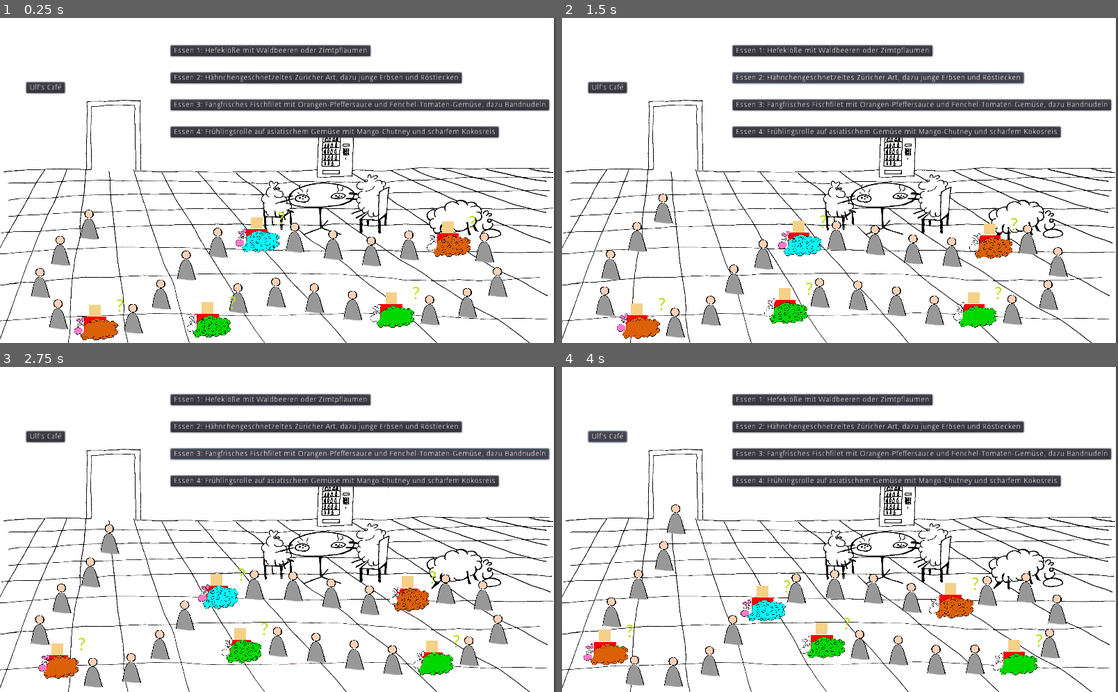
Above: before the commit, frames 1-4 (two rows, left to right).
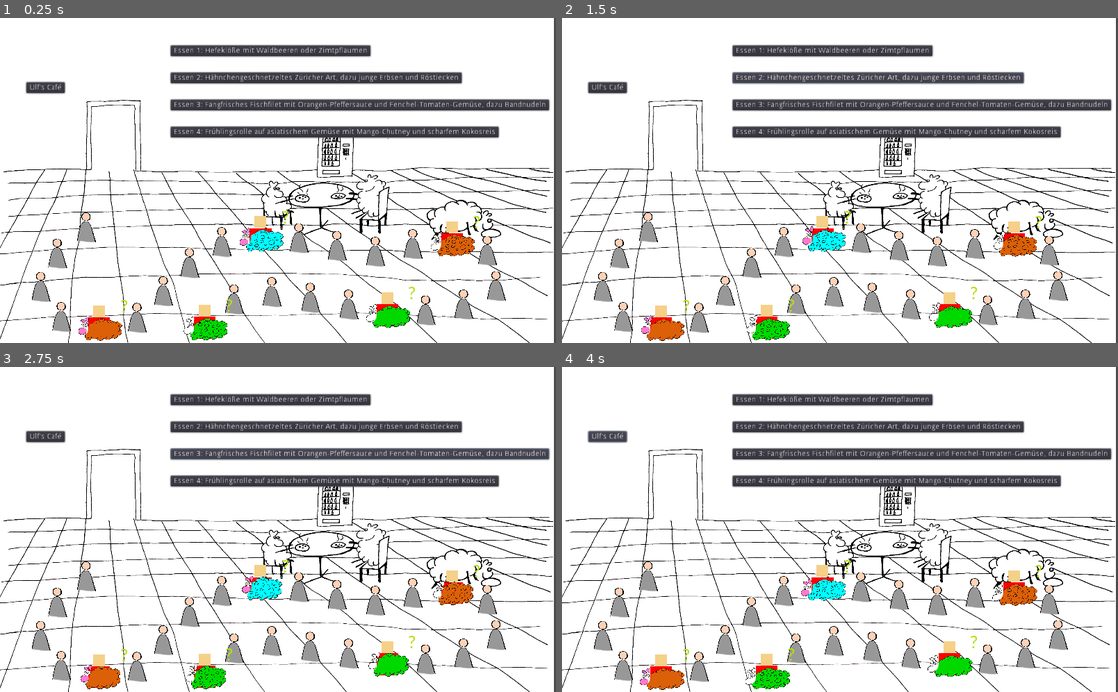
Above: after the commit, the same moments.

Repository: onsetsu/HPIGameJam
Game: Godot game, scene res://Scenes/Mensa.tscn
Same seed, same stepped clock (60 frames per second), same inputs: the game is played once before the commit and once after it.
Inputs:
- Up to frame 1 (0.25 s): no input
- Up to frame 2 (1.5 s): click "Essen 1: Hefeklöße mit Waldbe…" at 0.5 s; click "Essen 2: Hähnchengeschnetzelt…" at 1.25 s
- Up to frame 3 (2.75 s): click "Essen 3: Fangfrisches Fischfi…" at 2 s
- Up to frame 4 (4 s): click "Essen 4: Frühlingsrolle auf a…" at 2.75 s; click "Ulf's Café" at 3.5 s

The runs differ from the first frame. In frame 1, 4.6% of the frame differs, in the area x 5-92%, y 58-100%; in frame 2, 10%; in frame 3, 8.2%; in frame 4, 11%, in the area x 3-91%, y 42-100%.

Commit message:
added buffer

Diff:
--- a/Scenes/Queue.tscn
+++ b/Scenes/Queue.tscn
@@ -14,3 +14,9 @@
 
 [node name="path" type="Path2D" parent="."]
 curve = SubResource( 1 )
+
+[node name="Timer" type="Timer" parent="."]
+wait_time = 10.0
+one_shot = true
+
+[connection signal="timeout" from="Timer" to="." method="_on_Timer_timeout"]
--- a/Scripts/Queue.gd
+++ b/Scripts/Queue.gd
@@ -8,9 +8,11 @@
 export var speed = 30
 
 var path_length
+var queue_start = false
 
 func _ready():
     path_length = $path.curve.get_baked_length()
+    $Timer.start()
     spawn_wave()
 
 func spawn_wave():
@@ -31,12 +33,17 @@
         follow.add_child(entity)
 
 func _process(delta):
-    for follow_path in $path.get_children():
-        follow_path.offset += speed * delta
-        if follow_path.offset > path_length:
-            var person = follow_path.get_children()[0]
+	if queue_start:
+	    for follow_path in $path.get_children():
+	        follow_path.offset += speed * delta
+	        if follow_path.offset > path_length:
+	            var person = follow_path.get_children()[0]
 
-            Mensa.reparent_finished_person(person)
+	            Mensa.reparent_finished_person(person)
 
-            person.end_reached()
-            follow_path.queue_free()
+	            person.end_reached()
+	            follow_path.queue_free()
+
+
+func _on_Timer_timeout():
+	queue_start = true
